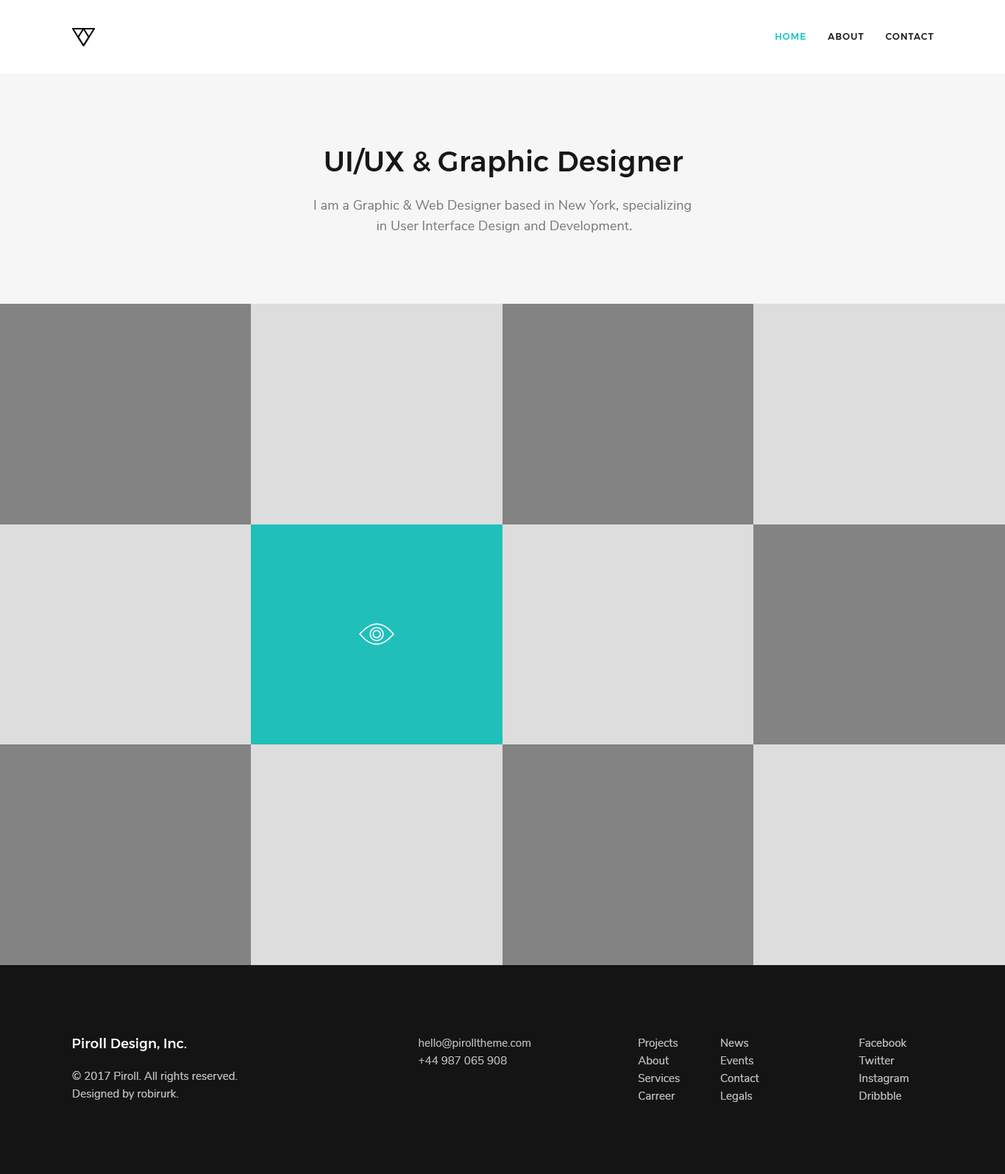
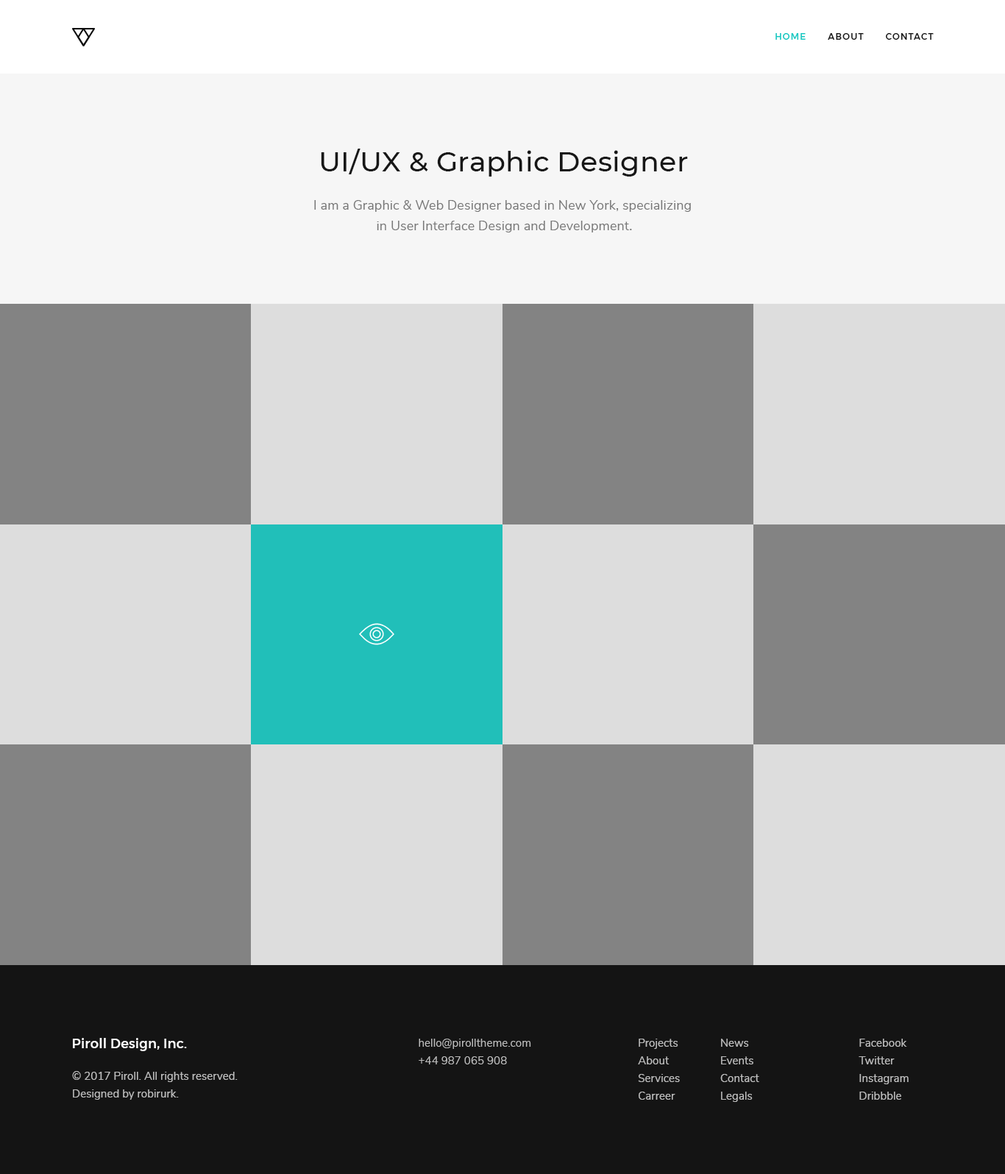
Comparing the layer stacks of the two 1005px x 1174px images. Changes:
painted on "UI/UX & Graphic Designer" over (x1=320, y1=147, x2=688, y2=178)
